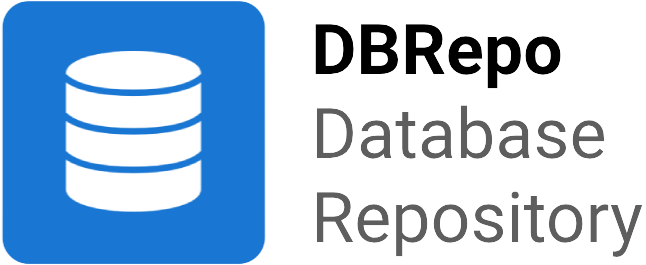
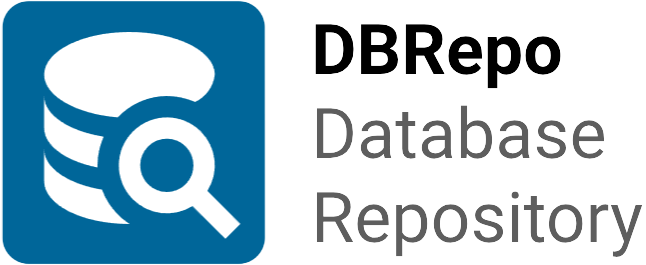
Two versions of the same layered image (646 x 265). Layer-by-layer changes:
painted on "Layer 1" over (x1=1, y1=1, x2=266, y2=264)